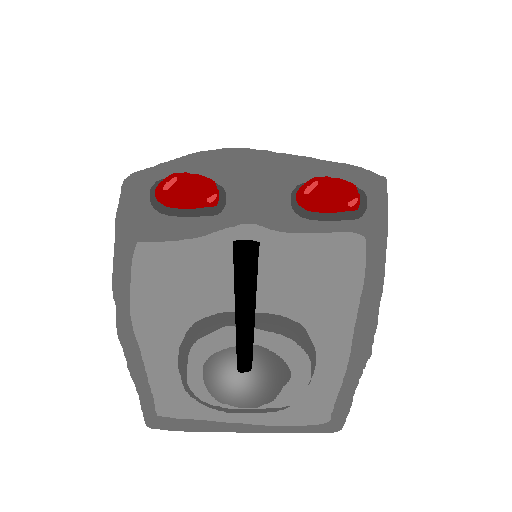
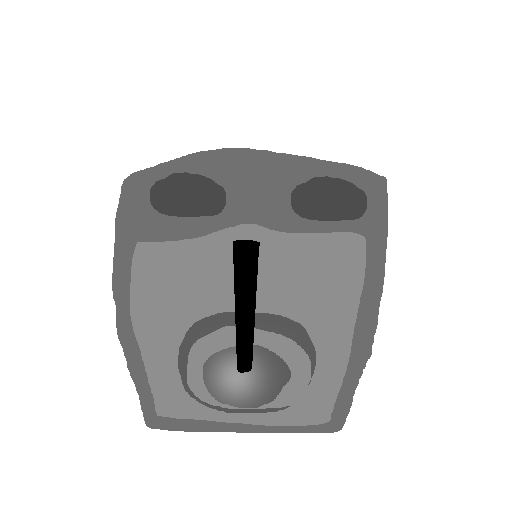
Layer changes from the first 512 × 512 image to the second:
painted on "Layer 1" over [155, 172, 360, 213]
